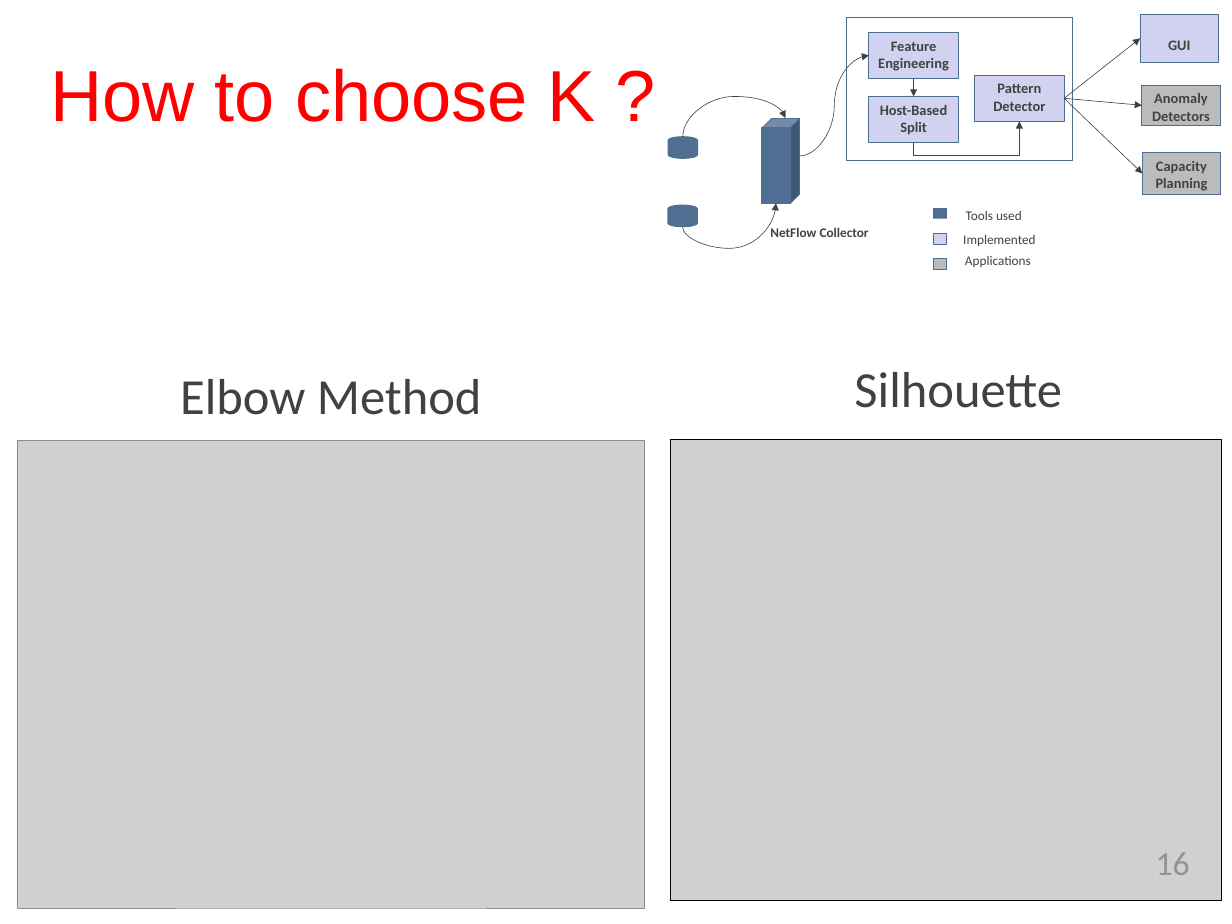
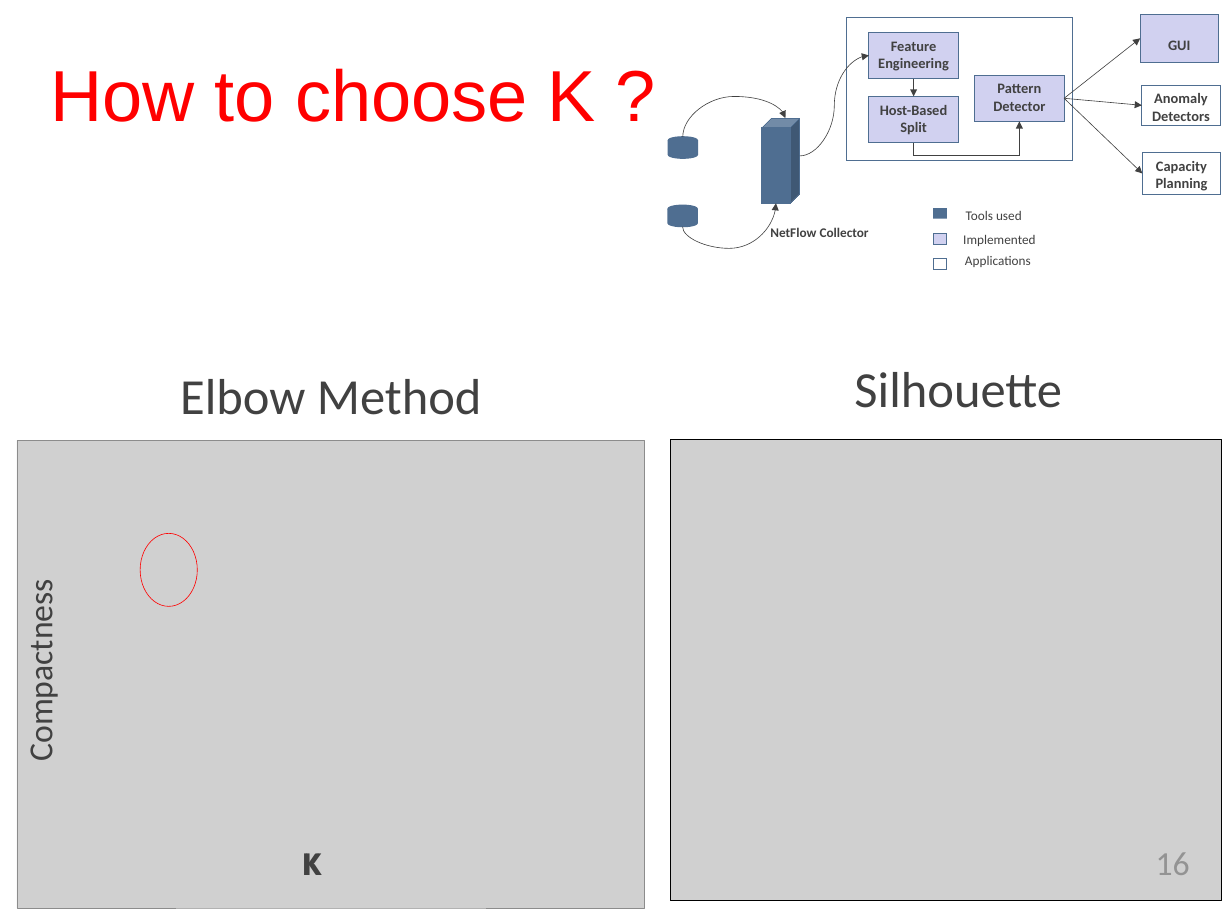
Before and after one commit to TejaKommineni/KnowNet, a slide deck: slide 16 of My Thesis/sample-thesis-0/Thesis_Defense.pptx. Drawn at 1232x924 pixels with LibreOffice and Linux fonts; fonts in the diff are those of the drawing; grey boxes stand for pictures; background and template pictures are left out. Boxes give left, top, right and bottom in pixels: in the first picture for what was removed or moved away, otherwise in the second. Text is boxed around its words. In the diff, an @@ line names an element or a change of style, - is before the commit and + after.

```diff
--- a/My Thesis/sample-thesis-0/Thesis_Defense.pptx
+++ b/My Thesis/sample-thesis-0/Thesis_Defense.pptx
@@ fill #BABCBC to #FFFFFF in 3 elements at (1142,85,1220,126), (1143,152,1221,194), (933,259,947,269) @@
@@ ellipse added at (140,534,198,606), outline #FF0000 0.5 pt @@
@@ text added at (20,597,61,756), 28 pt, text #414141 @@
+Compactness
@@ text added at (191,837,444,886), 28 pt, text #414141 @@
+K
@@ text added at (302,853,319,875), 28 pt, text #414141 @@
+K
```
Also in this commit, not shown: 17 other slides changed, 28 other files.
